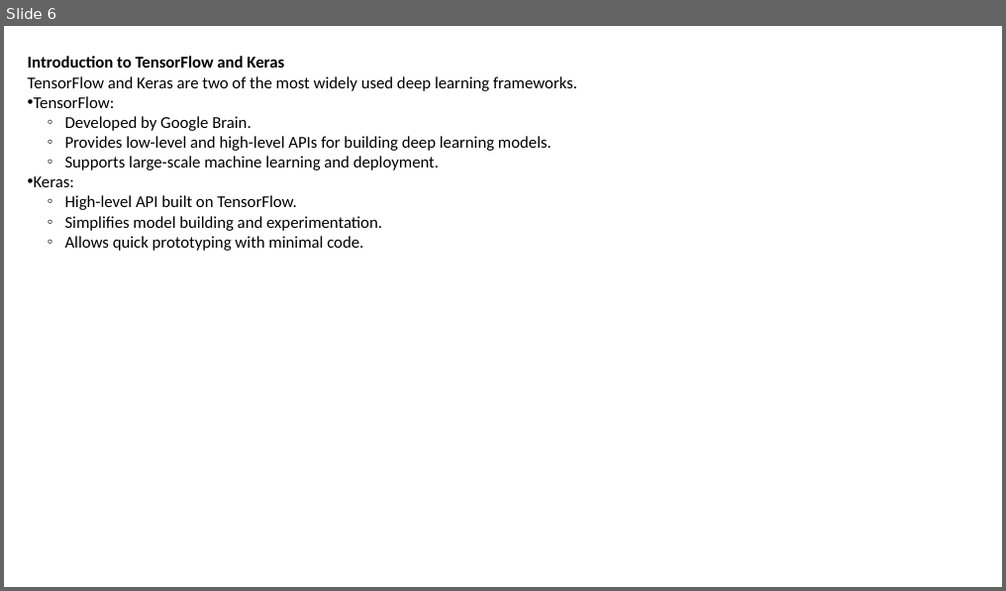
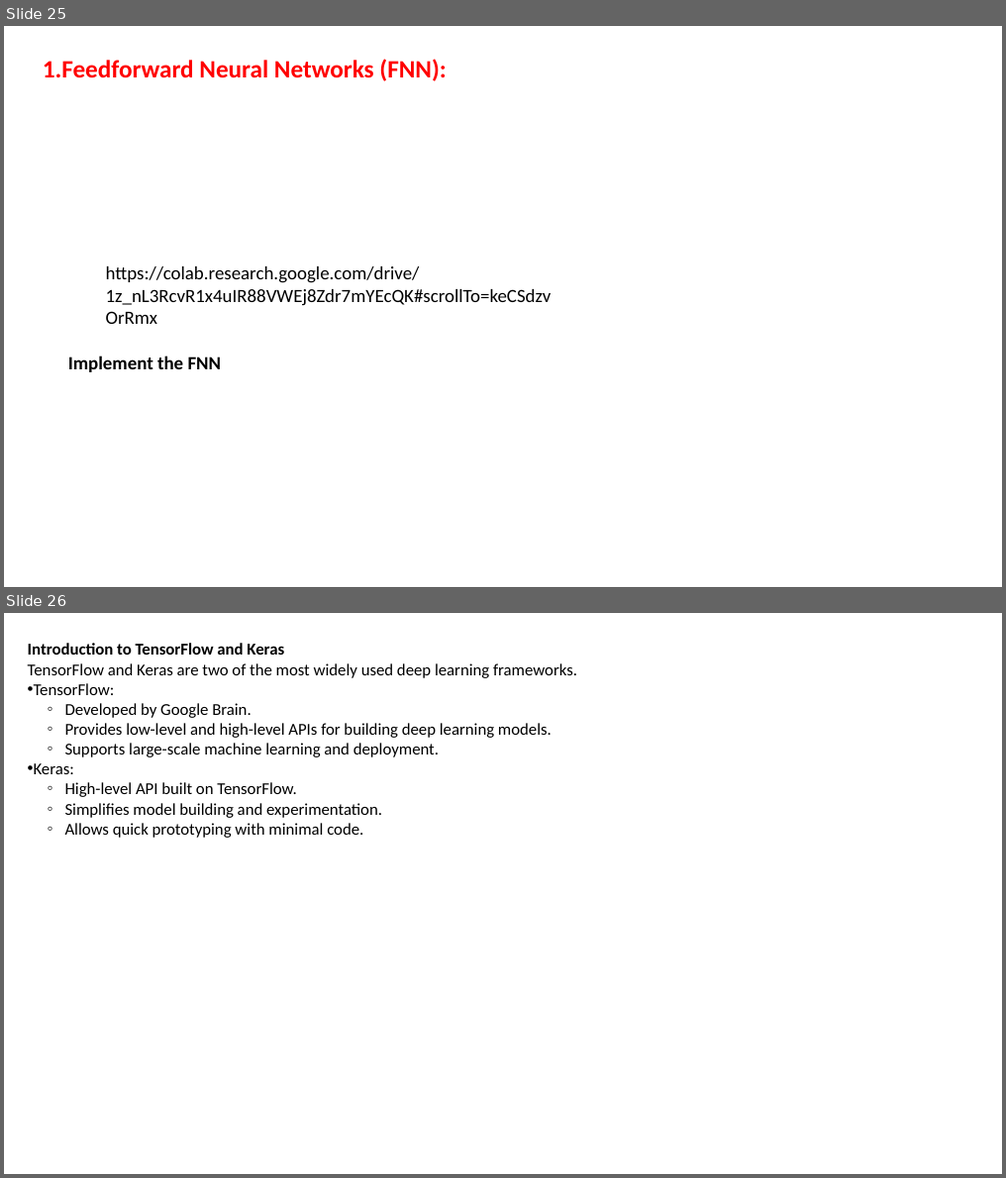
Before and after one commit to shahil04/ds_materials, a slide deck: Deep_learning/deep learning_itvedant.pptx. Shown one above the other, each under a label of ours: slide 6 before the commit, slides 25 and 26 after it. The pictures are 1006x591 and 1006x1178 pixels, drawn with LibreOffice and Linux fonts; fonts in the diff are those of the drawing. Boxes give left, top, right and bottom in pixels: in the first picture for what was removed or moved away, otherwise in the second. Text is boxed around its words. In the diff, an @@ line names an element or a change of style, - is before the commit and + after.

```diff
--- a/Deep_learning/deep learning_itvedant.pptx
+++ b/Deep_learning/deep learning_itvedant.pptx
@@ slide 25 added at bbox=[4, 26, 1002, 587], background #FFFFFF @@
@@ text added at bbox=[43, 59, 446, 81], 24 pt, text #FF0000, bold @@
+1. Feedforward Neural Networks (FNN):
@@ text added at bbox=[68, 267, 551, 372], 18 pt, text #000000 @@
+  https://colab.research.google.com/drive/1z_nL3RcvR1x4uIR88VWEj8Zdr7mYEcQK#scrollTo=keCSdzvOrRmx
+Implement the FNN
@@ what was slide 6 is now slide 26 @@
```
Also in this commit, not shown: 6 slides changed, 18 other slides added, 31 other files.
